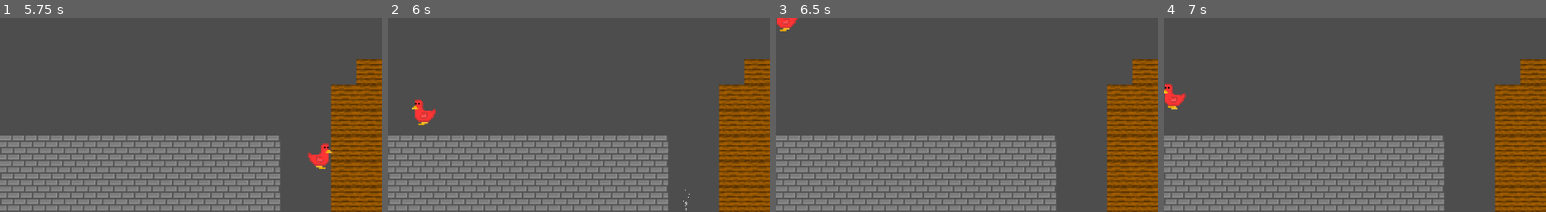
Above: before the commit, frames 1-4 (left to right).
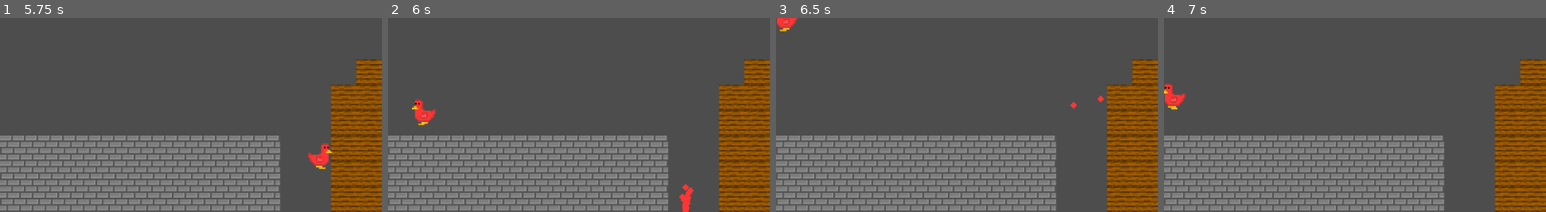
Above: after the commit, the same moments.

Repository: Birb-Games/birb-run
Game: Godot game, scene res://scenes/Root.tscn
The game is run twice, just before and just after one commit, with the same random seed, the same clock (stepped at 60 frames per second) and the same inputs.
Inputs:
- Up to frame 1 (5.75 s): hold Right (move_right) 0.53-2.03 s; tap Up (jump) at 0.77, 1.52, 3.02, 3.77, 4.52 s; hold Left (move_left) 2.03-2.78 s; hold Right (move_right) 2.78-4.28 s; tap Enter at 4.25 s; hold Left (move_left) 4.28-5.03 s; hold Right (move_right) from 5.03 s (still down)
- Up to frame 2 (6 s): release Right (move_right) at 5.78 s; hold Left (move_left) from 5.78 s (still down)
- Up to frame 3 (6.5 s): keep holding Left (move_left); tap Up (jump) at 6.02 s
- Up to frame 4 (7 s): keep holding Left (move_left); tap Up (jump) at 6.77 s
The pictures show only the part of the screen within x 0-50%, y 50-100%; the shares and areas given below are measured in that part.

Frame 1 is identical in both runs. In frame 2, 0.3% of the frame differs, in the area x 76-80%, y 85-100%; in frame 3, less than 0.1%; in frame 4, nothing differs.

Commit message:
Added a simple texture to the death particles

Diff:
--- a/scenes/Root.tscn
+++ b/scenes/Root.tscn
@@ -6,14 +6,15 @@
 [ext_resource type="Script" path="res://scripts/CameraController.gd" id="3_nejv0"]
 [ext_resource type="PackedScene" uid="uid://dc8es0k4ttlx5" path="res://scenes/DeathBoundary.tscn" id="5_w5tu4"]
 [ext_resource type="PackedScene" uid="uid://ps3upauivid1" path="res://scenes/LevelEdge.tscn" id="6_cgy5j"]
+[ext_resource type="Texture2D" uid="uid://unqktk43tabt" path="res://assets/sprites/death_particle.png" id="6_l3j8q"]
 
 [sub_resource type="ParticleProcessMaterial" id="ParticleProcessMaterial_syvnx"]
 lifetime_randomness = 1.0
 particle_flag_disable_z = true
 direction = Vector3(0, -1, 0)
 spread = 15.0
-initial_velocity_min = 200.0
-initial_velocity_max = 400.0
+initial_velocity_min = 300.0
+initial_velocity_max = 450.0
 gravity = Vector3(0, 98, 0)
 
 [node name="Root" type="Node2D"]
@@ -35,8 +36,9 @@
 
 [node name="GPUParticles2D" type="GPUParticles2D" parent="DeathBoundary"]
 emitting = false
-amount = 25
+amount = 35
 process_material = SubResource("ParticleProcessMaterial_syvnx")
+texture = ExtResource("6_l3j8q")
 lifetime = 0.5
 one_shot = true
 explosiveness = 0.75
Binary file added: assets/sprites/death_particle.png
Not shown, added: assets/sprites/death_particle.png.import
Not shown: 1 places in scenes/Root.tscn that only renumber resources
